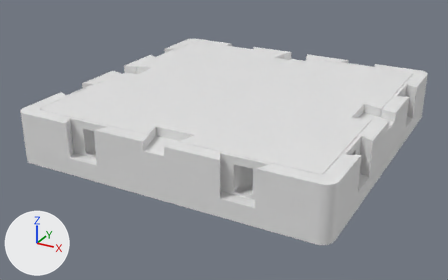
Before and after pictures for a commit that changed the glTF model modelos/rede8a.glb.
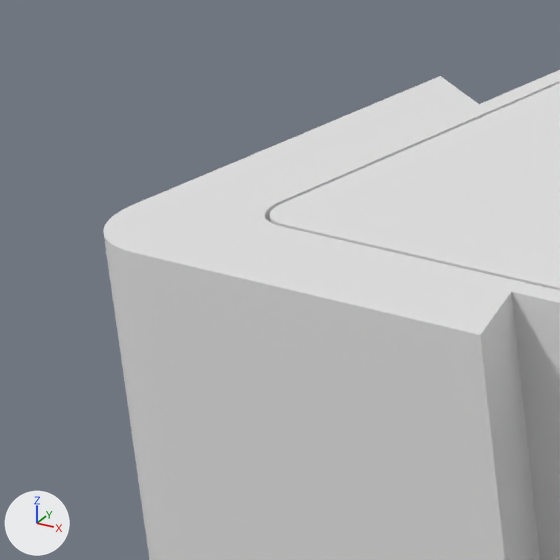
The first picture shows the older version from a camera (50 mm lens) standing at (152.2, -244.3, 91.4) and looking at (51.8, -61.6, 0.1). The close-ups show the older and then the newer version on the part from 2% to 17% of the width and 30% to 54% of the height of that picture. Only the edits that show in the close-ups are written down. Every picture has the same lights, and +X, +Y and +Z are marked at lower left.

The first close-up shows 'acr__tampa_acrilico', 'corpo__corpo'.
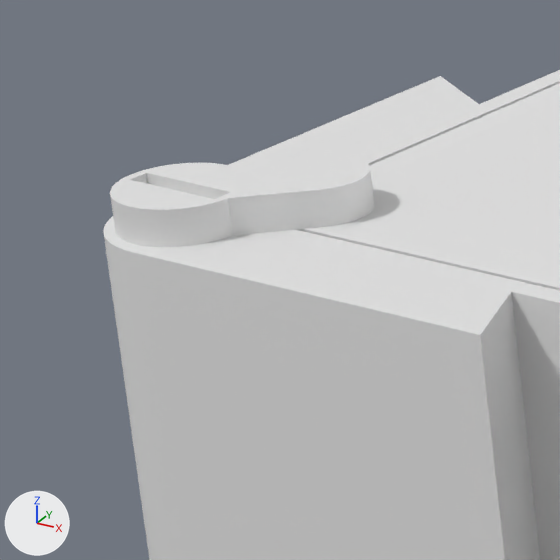
Boxes (x1, y1, x2, y2) around the edits, measured in the close-ups (560 x 560 px):
'verde__presilha_tampa_acrilico_0', added
    after: (110, 156, 374, 247)

The change, as a list of edits to the scene's bpy script:
```text
Add me_verde__presilha_tampa_acrilico_0:
    me_verde__presilha_tampa_acrilico_0.from_pydata(...)  # 441 vertices, 878 faces; spans x 0.7..9.22, y -109.3..-100.78, z 13.4..19.6
Add ob_verde__presilha_tampa_acrilico_0:
    ob_verde__presilha_tampa_acrilico_0 = bpy.data.objects.new('verde__presilha_tampa_acrilico_0', me_verde__presilha_tampa_acrilico_0)
    ob_verde__presilha_tampa_acrilico_0.location = (0.0, 0.0, 0.0)
```
